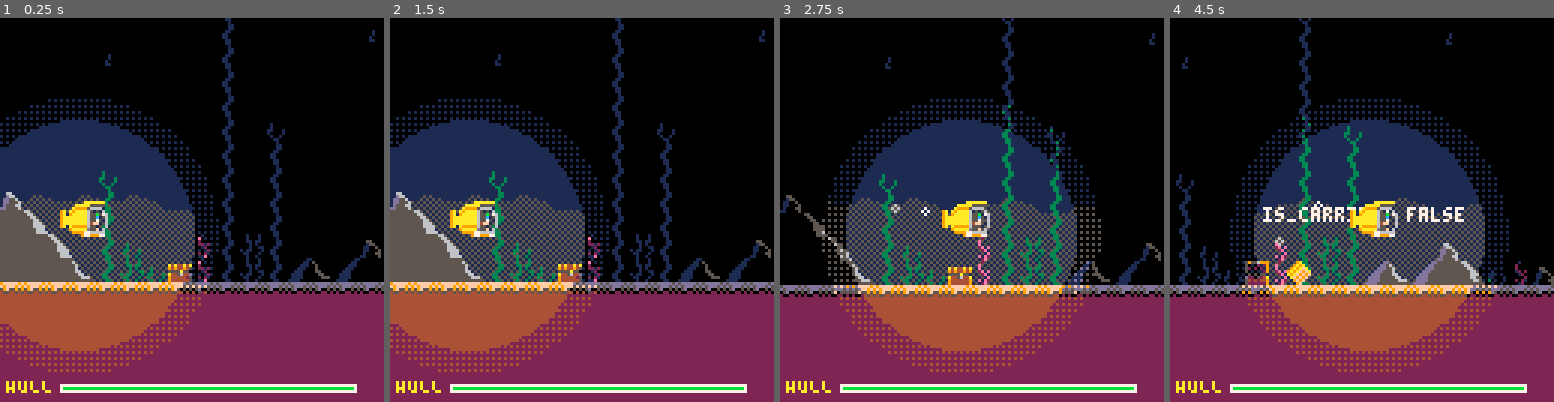
Above: before the commit, frames 1-4 (left to right).
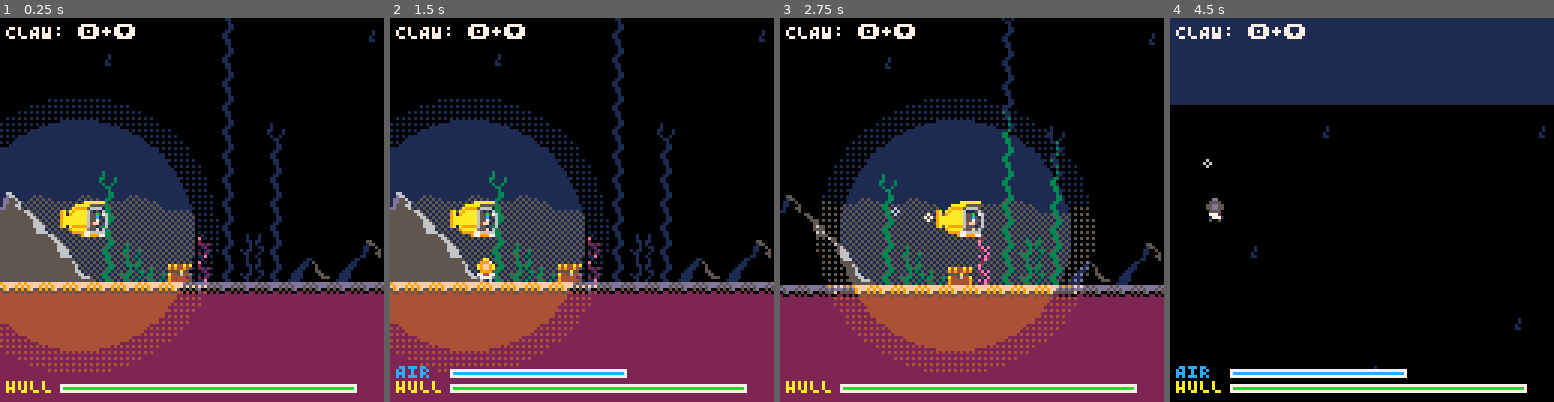
Above: after the commit, the same moments.

Repository: teamgantt/tg-sub-game
Game: PICO-8 cartridge tg-sub.p8
The game is run twice, just before and just after one commit, with the same random seed, the same clock (stepped at 60 frames per second) and the same inputs.
Inputs:
- Up to frame 1 (0.25 s): no input
- Up to frame 2 (1.5 s): tap X (X key) at 0.33, 1.07 s; tap O (Z key) at 0.7 s
- Up to frame 3 (2.75 s): hold Right 1.6-2.1 s; tap O (Z key) at 1.7, 2.1, 2.5 s; tap X (X key) at 1.85 s; hold Up 2.15-2.42 s; hold Right from 2.47 s (still down)
- Up to frame 4 (4.5 s): tap O (Z key) every 0.4 s from 2.9 to 4.1 s; tap X (X key) at 2.97, 4.08 s; release Right at 3.03 s; hold Left 3.08-3.58 s; hold Down 3.63-3.97 s; hold Right from 4.02 s (still down)

The runs differ from the first frame. In frame 1, 0.5% of the frame differs, in the area x 1-36%, y 1-6%; in frame 2, 2.0%; in frame 3, 3.3%; in frame 4, 75%, in the area x 0-100%, y 0-100%.

Commit message:
adds initial claw work

Diff:
--- a/src/dynamic-obj.lua
+++ b/src/dynamic-obj.lua
@@ -5,6 +5,8 @@
       self.y = y
       self.w = 8
       self.h = 8
+      self.dy = 0
+      self.is_hooked = false
       self.img = 59 -- closed chest
       self.open = false
     end,
@@ -23,8 +25,28 @@
           add(world.treasures, treasure)
         end
       end
+      -- collide with sub claw
+      if (not tgsub.claw.is_open and check_collision(self, tgsub.claw)) then
+        self.is_hooked = true
+        tgsub.claw.cargo = self
+      else
+        self.is_hooked = false
+      end
+
+      -- if treasure is hooked, move with claw
+      if (self.is_hooked) then
+        self.x = tgsub.claw.x
+        self.y = tgsub.claw.y
+      end
+
+      if (self.is_hooked or collide_map(self, 'down', 0)) then
+        self.dy = 0
+      else
+        self.y+=.2
+      end
     end,
     draw = function(self)
+      -- print('is_hooked: '..tostr(self.is_hooked), self.x-8, self.y-18, 7)
       spr(self.img, self.x, self.y)
     end,
   }
@@ -73,13 +95,32 @@
       -- if treasure is not carried, collide with world
       if (self.is_carried or collide_map(self, 'down', 0)) then
         self.dy = 0
+        sfx(7)
       else
         self.y+=.2
       end
+     -- collide with sub claw
+     if (not tgsub.claw.is_open and check_collision(self, tgsub.claw)) then
+        self.is_hooked = true
+        tgsub.claw.cargo = self
+      else
+        self.is_hooked = false
+      end
 
+      -- if treasure is hooked, move with claw
+      if (self.is_hooked) then
+        self.x = tgsub.claw.x
+        self.y = tgsub.claw.y
+      end
+
+      if (self.is_hooked or collide_map(self, 'down', 0)) then
+        self.dy = 0
+      else
+        self.y+=.2
+      end
     end,
     draw = function(self)
-      print('is_carried: '..tostr(self.is_carried), self.x-8, self.y-18, 7)
+      -- print('is_carried: '..tostr(self.is_carried), self.x-8, self.y-18, 7)
       if player.mode == 'diver' then
         if self.show_hint and not self.is_carried then
           print('⬇️ GRAB', self.x-8, self.y-10, 7)
--- a/src/player.lua
+++ b/src/player.lua
@@ -15,6 +15,7 @@
 
   player = {}
   player.mode = 'tgsub' -- tgsub, diver
+  player.diver_active = false
   player.diver = {}
   player.diver.jump_t = 0
   player.diver.holding_jump=false
@@ -30,6 +31,14 @@
   player.diver.speed = 0.4
   player.diver.o2 = 0
   player.diver.walk_frames={4,5,6,5}
+  player.diver.reset_position = function(self)
+    --self=player.diver
+    self.x = 0
+    self.y = 0
+    self.dx = 0
+    self.dy = 0
+    self.o2 = 60
+  end
 
   player.diver.jump = function(self)
     self.jump_t = 30
@@ -43,7 +52,7 @@
 		elapsed=0,
 		step=function(timing)
 			diver_bubbles.elapsed+=timing
-			if (player.mode == 'diver' and diver_bubbles.elapsed >= 1) then
+			if (player.diver_active and diver_bubbles.elapsed >= 1) then
 				diver_bubbles.elapsed=0
         sfx(3)
         add_bubble(player.diver.x+4, player.diver.y +2,'l', rnd_between(20,60))
@@ -62,8 +71,11 @@
   -- activate diver mode
   if (btnp(❎) and player.mode == 'tgsub') then
     player.mode = 'diver'
-    diver.x = tgsub.x+8
-    diver.y = tgsub.y+16
+    player.diver_active = true
+    if (diver.x<1) then
+      diver.x = tgsub.x+8
+      diver.y = tgsub.y+16
+    end
     diver.w = 8
     diver.h = 8
     diver.dx = 0
@@ -73,21 +85,32 @@
     player.mode = 'tgsub'
   end
 
-  --apply controls
-  if (btn(⬅️) and player.mode == 'diver') then
-    diver.flipx = true
-    diver.walking = true
-    diver.dx-=diver.speed
-    diver_bubbles.step(.045)
-    sfx(1)
-  end
-
-  if (btn(➡️) and player.mode == 'diver') then
-    diver.flipx = false
-    diver.walking = true
-    diver.dx+=diver.speed
-    diver_bubbles.step(.045)
-    sfx(1)
+  if (player.diver_active and player.mode == 'diver') then
+    --apply controls
+    if (btn(⬅️) and player.mode == 'diver') then
+      diver.flipx = true
+      diver.walking = true
+      diver.dx-=diver.speed
+      diver_bubbles.step(.045)
+      sfx(1)
+    end
+
+    if (btn(➡️) and player.mode == 'diver') then
+      diver.flipx = false
+      diver.walking = true
+      diver.dx+=diver.speed
+      diver_bubbles.step(.045)
+      sfx(1)
+    end
+
+
+    if (btn(⬇️) and not collide_map(tgsub, 'down', 0)) then
+      diver.dy+=diver.speed
+    end
+
+    if (btnp(⬆️) and diver.on_ground) then
+      diver:jump()
+    end
   end
 
   -- no left or right
@@ -96,11 +119,6 @@
     diver.walking = false
   end
 
-	if (btn(⬇️) and not collide_map(tgsub, 'down', 0)) then
-      diver.dy+=diver.speed
-	end
-
-
   -- DIVER MODE
   --animate player walk
   if walk_anim.f >= count(diver.walk_frames) then
@@ -114,9 +132,6 @@
   end
 
   -- apply diver movement
-  if (btnp(⬆️) and diver.on_ground) then
-    diver:jump()
-  end
 
   if diver.dy>0 then
     diver.dy=limit_speed(diver.dy,diver.speed)
@@ -166,9 +181,6 @@
     diver.y=world.water_surface-2
   end
 
-
-  prop_bubbles.step(.005)
-
   -- tick every 60 frames
   if (tick >= 60) then
     tick=0
@@ -184,7 +196,7 @@
   end
 
   -- O2 bar updates
-  if (player.mode == 'diver') then
+  if (player.diver_active) then
     -- for every second drop o2
     if (tick == 0) then
       player.diver.o2-=1
@@ -192,15 +204,30 @@
 
     if (player.diver.o2 <= 0) then
       player.mode = 'tgsub'
-    end
+      player.diver_active = false
+      player.diver:reset_position()
+    end
+  end
+
+   -- collide with sub claw
+   if (not tgsub.claw.is_open and check_collision(player.diver, tgsub.claw)) then
+    player.diver.is_hooked = true
+    tgsub.claw.cargo = player.diver
+  else
+    player.diver.is_hooked = false
+  end
+
+  -- if treasure is hooked, move with claw
+  if (player.diver.is_hooked) then
+    player.diver.x = tgsub.claw.x
+    player.diver.y = tgsub.claw.y
   end
 end
 
 function d_player()
   local diver = player.diver
 
-
-  if (player.mode == 'diver') then
+  if (player.diver_active) then
     if (diver.walking) then
       spr(diver.walk_frames[flr(walk_anim.f)], diver.x, diver.y, 1, 1, diver.flipx)
     elseif (diver.dy < 0) then
--- a/src/sub.lua
+++ b/src/sub.lua
@@ -13,6 +13,14 @@
   tgsub.max_dy = 0.5
   tgsub.speed = 0.5
   tgsub.flipx = false
+  tgsub.claw_len = 0
+  tgsub.claw={}
+  tgsub.claw.x=0
+  tgsub.claw.y=0
+  tgsub.claw.w=8
+  tgsub.claw.h=8
+  tgsub.claw.is_open=true
+  tgsub.claw.cargo=nil
   tgsub.crash = function(self)
     shake_int = 6
     sfx(4)
@@ -47,12 +55,6 @@
   tgsub.dy*=sub_friction
   tgsub.dx*=sub_friction
 
-  -- activate diver mode
-  -- if (btnp(❎) and player.mode == 'diver') then
-  --   player.mode = 'tgsub'
-  --   player.diver.o2 = 100
-  -- end
-
   --apply controls
   if (btn(⬅️) and player.mode == 'tgsub') then
     -- first slow down
@@ -83,16 +85,41 @@
 
 
   -- no left or right
-	if (btn(⬇️) and player.mode != 'diver' and not collide_map(tgsub, 'down', 0)) then
+	if (not btn(🅾️) and btn(⬇️) and player.mode != 'diver' and not collide_map(tgsub, 'down', 0)) then
     tgsub.dy+=tgsub.speed
     prop_bubbles.step(.03, 90)
     sfx(2)
 	end
 
-  if (btn(⬆️) and player.mode != 'diver' and not collide_map(tgsub, 'up', 0)) then
+  if not btn(🅾️) and (btn(⬆️) and player.mode != 'diver' and not collide_map(tgsub, 'up', 0)) then
     tgsub.dy-=tgsub.speed
     prop_bubbles.step(.03, 90)
     sfx(2)
+  end
+
+  --if holding z lower claw
+  if (btn(🅾️) and player.mode == 'tgsub') then
+    -- holding z an pressing down lowers claw
+    tgsub.claw.is_open = false
+
+    if (btn(⬇️)) then
+      tgsub.claw_len+=.5
+    end
+
+    -- holding z and pressing up raises claw
+    if (btn(⬆️)) then
+      if not tgsub.claw.cargo or tgsub.claw_len > 0 then
+        tgsub.claw_len-=.5
+      end
+    end
+
+    -- sync claw position with claw_len
+    tgsub.claw.x = tgsub.x+8
+    tgsub.claw.y = tgsub.y+8+tgsub.claw_len
+  else
+    -- release z to open claw
+    tgsub.claw.cargo = nil
+    tgsub.claw.is_open = true
   end
 
   -- SUB MODE
@@ -131,15 +158,18 @@
   -- collide with player to pick up
   if (check_collision(tgsub, player.diver)) then
     player.mode = 'tgsub'
+    player.diver_active = false
     player.diver.x = 0
     player.diver.y = 0
-    player.diver.o2 = 100
+    player.diver.o2 = 60
     sfx(3)
   end
 
   --apply dx and dy to player position
   tgsub.x+=tgsub.dx
   tgsub.y+=tgsub.dy
+
+  prop_bubbles.step(.005)
 
   --limit player to map
   if tgsub.x<map_start then
@@ -168,11 +198,21 @@
   cam.x=mid(map_start, cam.x,map_end)
   cam.y=mid(map_start, cam.y,1024)
 
+  print("CLAW: 🅾️+⬇️", cam.x+2, cam.y+2, 7)
+
   -- order is important for camera reset
   camera(cam.x, cam.y)
   beforedraw()
 
-  -- shake screen
+  -- draw claw
+  if (tgsub.claw_len > 0) then
+    local claw_x = tgsub.x+8
+    local claw_y = tgsub.y+8
+    local img = 46
+    if (not tgsub.claw.is_open) img=47
+    line(claw_x, claw_y, claw_x, claw_y+tgsub.claw_len, 6)
+    spr(img, claw_x-4, claw_y+tgsub.claw_len, 1, 1)
+  end
 
   spr(1, tgsub.x, tgsub.y, 2, 2, tgsub.flipx)
 
--- a/src/ui.lua
+++ b/src/ui.lua
@@ -23,7 +23,7 @@
   line(cam.x+2+x_off, cam.y+121+y_off, cam.x+tgsub.hull+x_off, cam.y+121+y_off, hull_color)
   rect(cam.x+2+x_off, cam.y+120+y_off, cam.x+100+x_off, cam.y+122+y_off, 7)
 
-  if (player.mode == 'diver') then
+  if (player.diver_active) then
     -- diver o2
     print('AIR', cam.x+2, cam.y+115, 12)
     line(cam.x+3+x_off, cam.y+116+y_off, cam.x+player.diver.o2+x_off, cam.y+116+y_off, 12)
--- a/tg-sub.p8
+++ b/tg-sub.p8
@@ -71,20 +71,20 @@
 dddd555d000000000000000004444444444444444444440044444444000000005050505000000000005050505050505000dd6d6d6d6d6d0000dd6d6d6d6d6d00
 dddd555500000000000000000444444444444444444444004444444400000000050505050000000005050505050505050000dddddddd00000000dddddddd0000
 00000000000660000000000000000000000000dd44444440044444440e02e00e0000000000000000505050505050505000cccc0000cccc000000000000000000
-0000000000d56000000000000000000000000dd54444444004444444e002e0e00000000000000000050505050505050006c6cc6006c6cc600005650000000000
-0000000000d5600000560000006600000000ddd544444440004444442e0ee00e000000000000000000505050505050000cccccc00cccccc00056165000000000
-0000000000d560000056600000d66000000ddd5544444400004444440ee0e0e000050500000000000005050505050000c0c00c0cc0c00c0c0600600600000000
-000030000dd566000dd566000dd5560000ddd5554444440000444444002e0e00005050505000000000005050505000000c00c0c00c00c0c00500000500000000
-000030000dd566000dd566600dd555600dddd5554444440000444444000ee2000505050505050000000005050500000000000000000000000500000500000000
-000300000d5556000d5566600d5556600dddd55544444440004444440e2eeee0505050505050500000000050500000000c00c0c00c00c0c00d00000d00000000
+0000000000d56000000000000000000000000dd54444444004444444e002e0e00000000000000000050505050505050006c6cc6006c6cc600005650000056500
+0000000000d5600000560000006600000000ddd544444440004444442e0ee00e000000000000000000505050505050000cccccc00cccccc00056165000561650
+0000000000d560000056600000d66000000ddd5544444400004444440ee0e0e000050500000000000005050505050000c0c00c0cc0c00c0c0600600606006006
+000030000dd566000dd566000dd5560000ddd5554444440000444444002e0e00005050505000000000005050505000000c00c0c00c00c0c00500000500500050
+000030000dd566000dd566600dd555600dddd5554444440000444444000ee2000505050505050000000005050500000000000000000000000500000500050500
+000300000d5556000d5566600d5556600dddd55544444440004444440e2eeee0505050505050500000000050500000000c00c0c00c00c0c00d00000d0000d000
 000330000d555560d5555566dd555560dddd555544444440044444442eee22ee0505050505050500000000050000000000000000000000000000000000000000
 000330006600000055555555655555660000000000020000003000300000000050505050000000000000000000000000999569990009a0000000000000000000
-000030005660000055555555665555666000000000e0000000300030000000000505050500000000000000000000000091212129009a9a000005650000000000
-000033005566000055555555555555565600000000e000000033033000000000505050500000000000000000a4a44a4a9212121909a9afa00056165000000000
-0000330055566000555555555555655656000000002e0e00000303000030000005050505000000000000000094944949912121299a9af9fa0600600600000000
-00033000555666005555555555566656566000000002e00000030033003000005050505000000000505000000555a55005555550a9af9f9f0050005000000000
-003300005556666055555555555555655566000000000e003033000303300030050505050005050505050505a445644aa445644a0af9f9f00005050000000000
-00330000555566605555555555d555555556660000e0e20003300030030000305050505000505050505050509444444994444449009f9f000000d00000000000
+000030005660000055555555665555666000000000e0000000300030000000000505050500000000000000000000000091212129009a9a000000000000000000
+000033005566000055555555555555565600000000e000000033033000000000505050500000000000000000a4a44a4a9212121909a9afa00000000000000000
+0000330055566000555555555555655656000000002e0e00000303000030000005050505000000000000000094944949912121299a9af9fa0000000000000000
+00033000555666005555555555566656566000000002e00000030033003000005050505000000000505000000555a55005555550a9af9f9f0000000000000000
+003300005556666055555555555555655566000000000e003033000303300030050505050005050505050505a445644aa445644a0af9f9f00000000000000000
+00330000555566605555555555d555555556660000e0e20003300030030000305050505000505050505050509444444994444449009f9f000000000000000000
 000330005555666655555555555d5555555555550002e000003003000030030005050505050505050505050594444449944444490009f0000000000000000000
 00000066000000000000006600000000000000660000000000000066000000000000000000000000000000000000000000000000000000000000000000000000
 00000666000000000000066600000000000006660000000000000666000000000000000000000000000000000000000000000000000000000000000000000000
